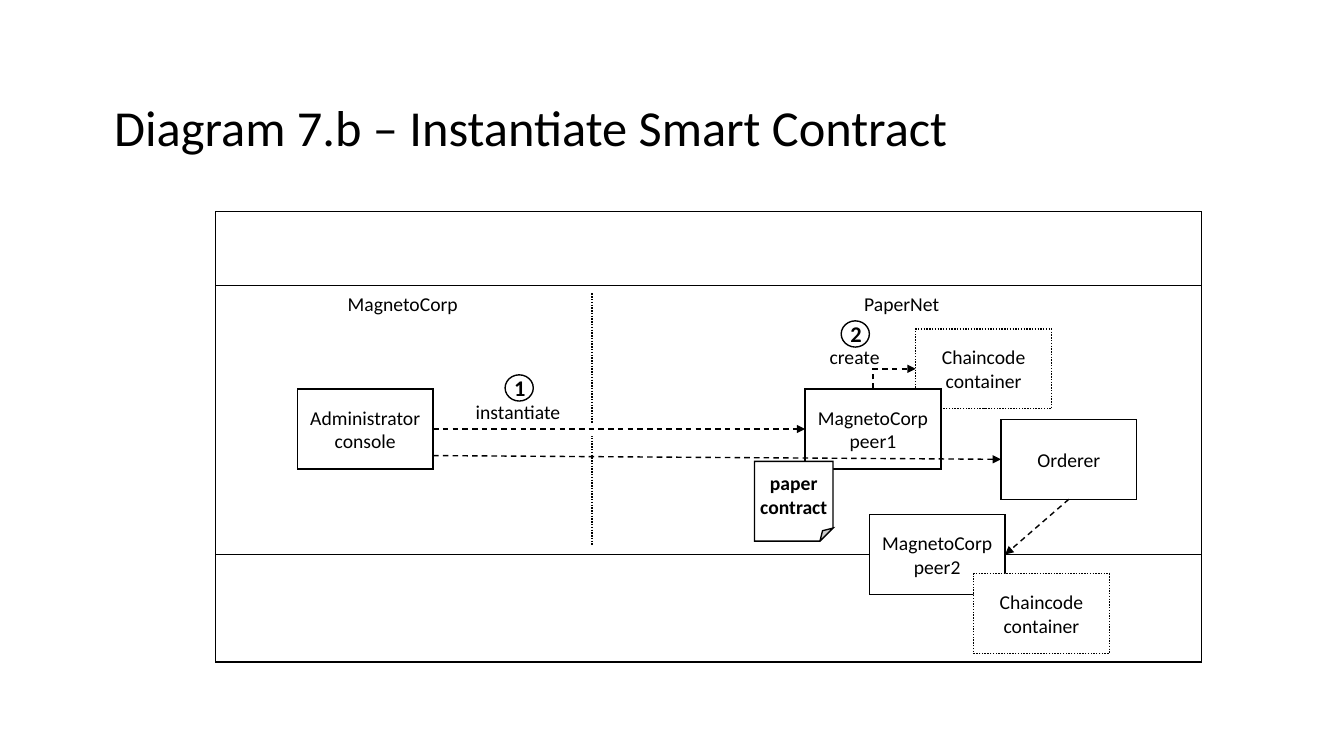
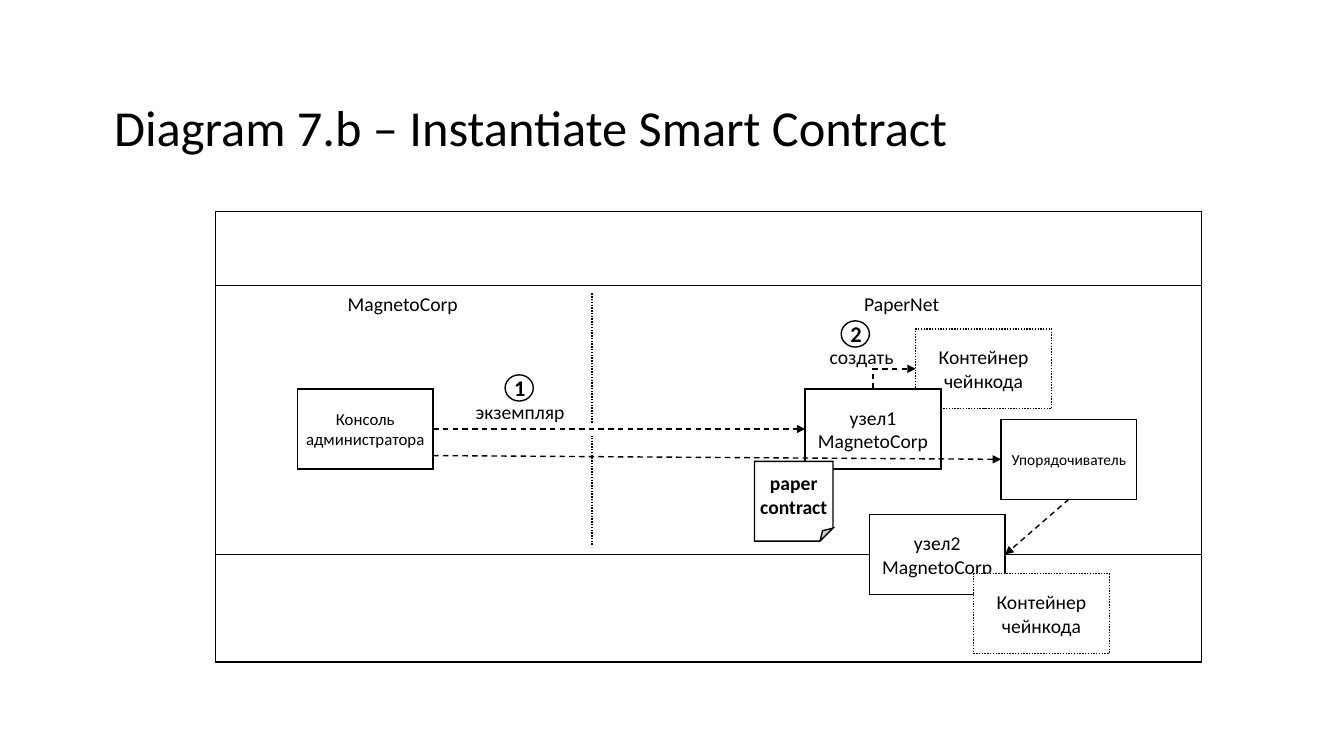
Before and after one commit to hyperledger/fabric-docs-i18n, a slide deck: slide 15 of docs/locale/ru_RU/source/tutorial/diagrams.pptx. Drawn at 1344x756 pixels with LibreOffice and Linux fonts; fonts in the diff are those of the drawing. Boxes give left, top, right and bottom in pixels: in the first picture for what was removed or moved away, otherwise in the second. Text is boxed around its words. In the diff, an @@ line names an element or a change of style, - is before the commit and + after.

```diff
--- a/docs/locale/ru_RU/source/tutorial/diagrams.pptx
+++ b/docs/locale/ru_RU/source/tutorial/diagrams.pptx
@@ text at <box>830,354,894,370</box>: text changed @@
-create
+создать
@@ text in rectangle at <box>939,350,1029,392</box>: text changed @@
-Chaincode container
+Контейнер чейнкода
@@ text in rectangle at <box>306,414,424,448</box>: text changed; size 14 to 12 pt @@
-Administrator
-console
+Консоль администратора
@@ text at <box>476,409,565,422</box>: text changed @@
-instantiate
+экземпляр
@@ text in rectangle at <box>850,412,897,428</box>: paragraph added @@
+узел1
@@ text in rectangle at <box>850,435,897,451</box>: paragraph removed @@
-peer1
@@ text in rectangle at <box>1012,455,1126,468</box>: text changed; size 14 to 11 pt @@
-Orderer
+Упорядочиватель
@@ text in rectangle at <box>914,537,961,553</box>: paragraph added @@
+узел2
@@ text in rectangle at <box>914,561,961,577</box>: paragraph removed @@
-peer2
@@ text in rectangle at <box>997,595,1087,637</box>: text changed @@
-Chaincode container
+Контейнер чейнкода
```
Also in this commit, not shown: 11 other slides changed, 12 other files.
